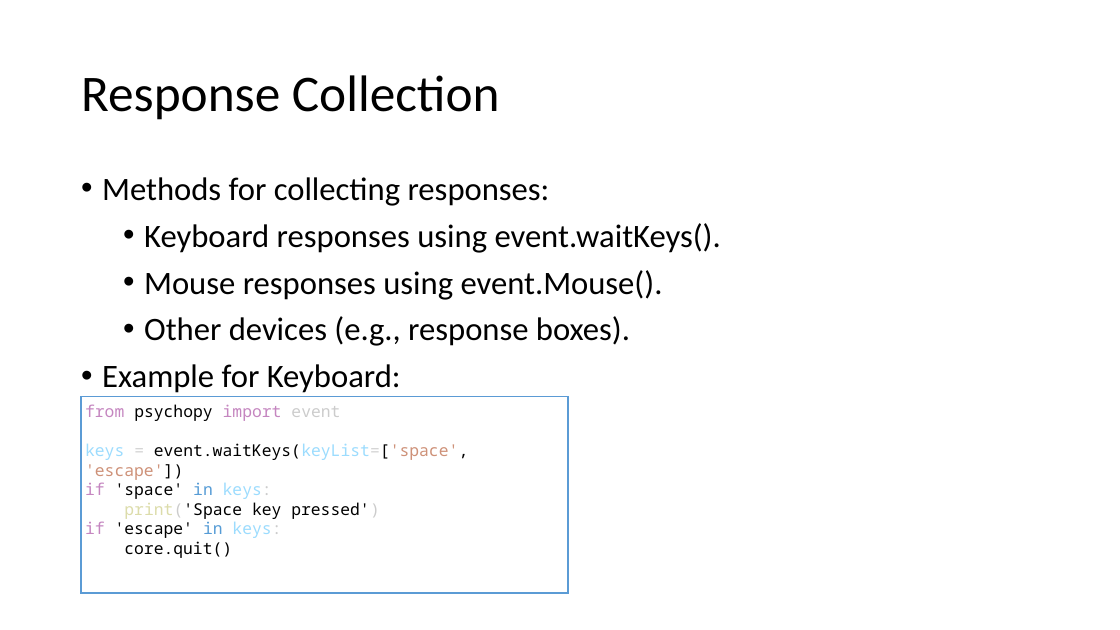
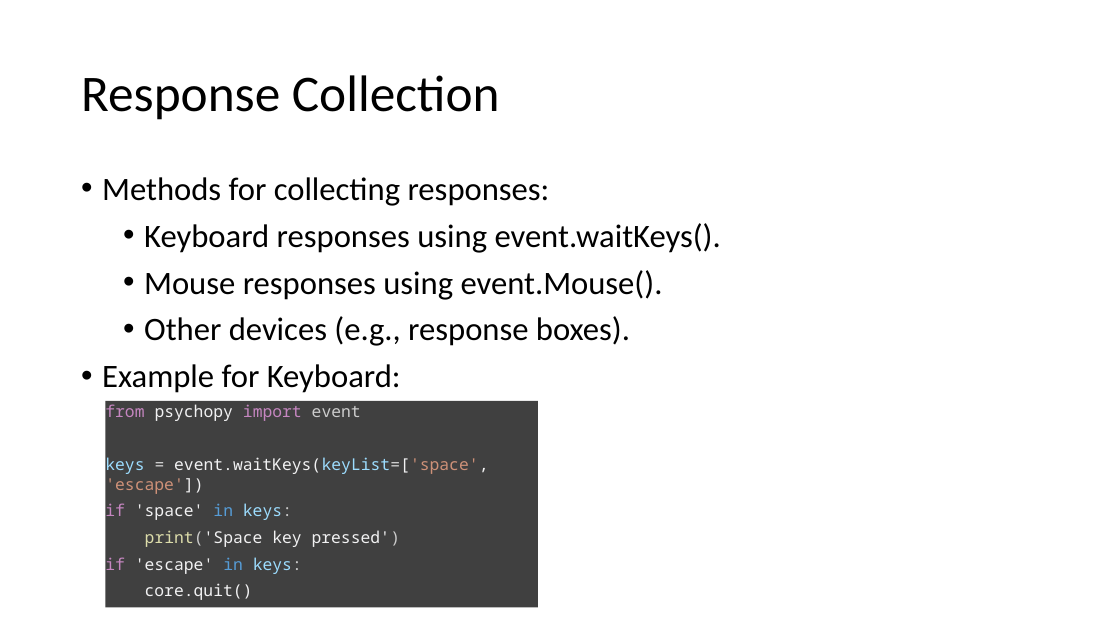
Before and after one commit to caggursoy/PsychoPy-Intro-Course, a slide deck: slide 13 of intro-psychopy/part2.pptx. Drawn at 1120x630 pixels with LibreOffice and Linux fonts; fonts in the diff are those of the drawing. Boxes give left, top, right and bottom in pixels: in the first picture for what was removed or moved away, otherwise in the second. Text is boxed around its words. In the diff, an @@ line names an element or a change of style, - is before the commit and + after.

```diff
--- a/intro-psychopy/part2.pptx
+++ b/intro-psychopy/part2.pptx
@@ rectangle "from psychopy import event": place and size @@
-rectangle "from psychopy import event" at (81,397,568,593)
+rectangle "from psychopy import event" at (106,401,539,607)
@@ rectangle "from psychopy import event" at (106,401,539,607): text colour #000000 to #F1F1F2 in "psychopy", "event.waitKeys(keyList=['space', 'escape'])", "'space'", "print('Space key pressed')" and 2 more places; more space between paragraphs; fill #FFFFFF to #404040; outline #5B9BD5 1 pt to none @@
```
Also in this commit, not shown: 8 other slides changed.
